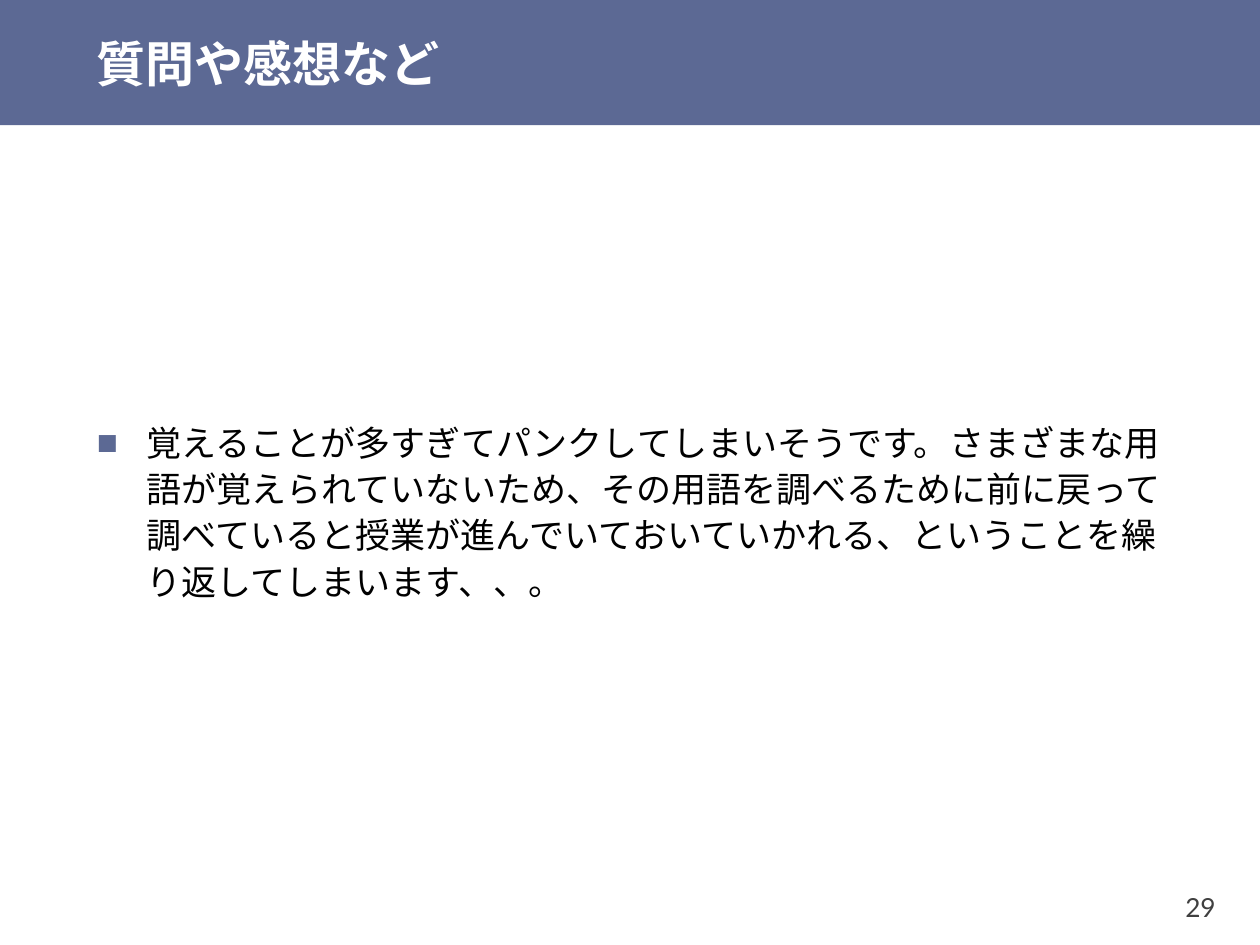
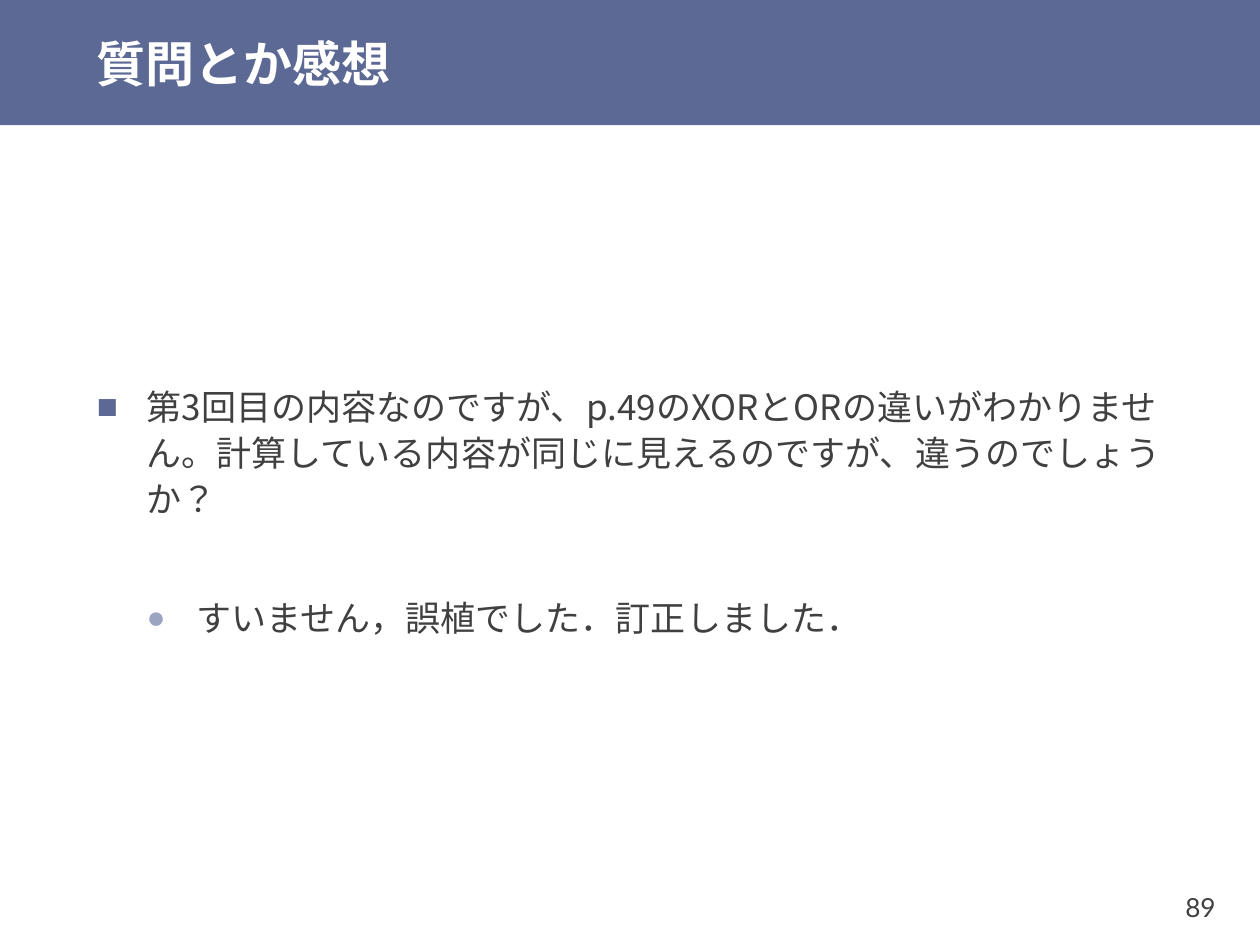
Before and after one commit to shioyadan/otya-computer-architecture-i, a slide deck: slide 89 of cai-shioya-07.pptx (slide 29 before the commit). Drawn at 1260x945 pixels with LibreOffice and Linux fonts; fonts in the diff are those of the drawing. Boxes give left, top, right and bottom in pixels: in the first picture for what was removed or moved away, otherwise in the second. Text is boxed around its words. In the diff, an @@ line names an element or a change of style, - is before the commit and + after.

Commit message:
第7回目を更新

```diff
--- a/cai-shioya-07.pptx
+++ b/cai-shioya-07.pptx
@@ title at <box>97,40,391,87</box>: text changed @@
-質問や感想など
+質問とか感想
@@ text at <box>147,390,1161,635</box>: text changed; text colour #000000 to #404040 @@
-■ 覚えることが多すぎてパンクしてしまいそうです。さまざまな用語が覚えられていないため、その用語を調べるために前に戻って調べていると授業が進んでいておいていかれる、ということを繰り返してしまいます、、。
+■ 第3回目の内容なのですが、p.49のXORとORの違いがわかりません。計算している内容が同じに見えるのですが、違うのでしょうか？
+  ● すいません，誤植でした．訂正しました．
@@ page number at <box>1185,898,1215,917</box>: text changed @@
-29
+89
```
Also in this commit, not shown: 12 other slides changed, 22 slides added, 28 slides removed, 1 other file.
